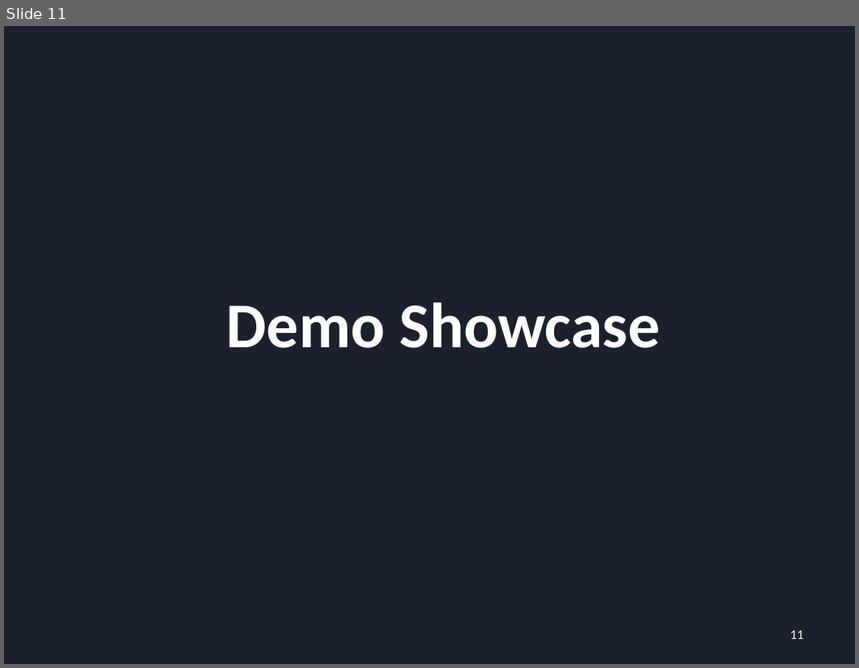
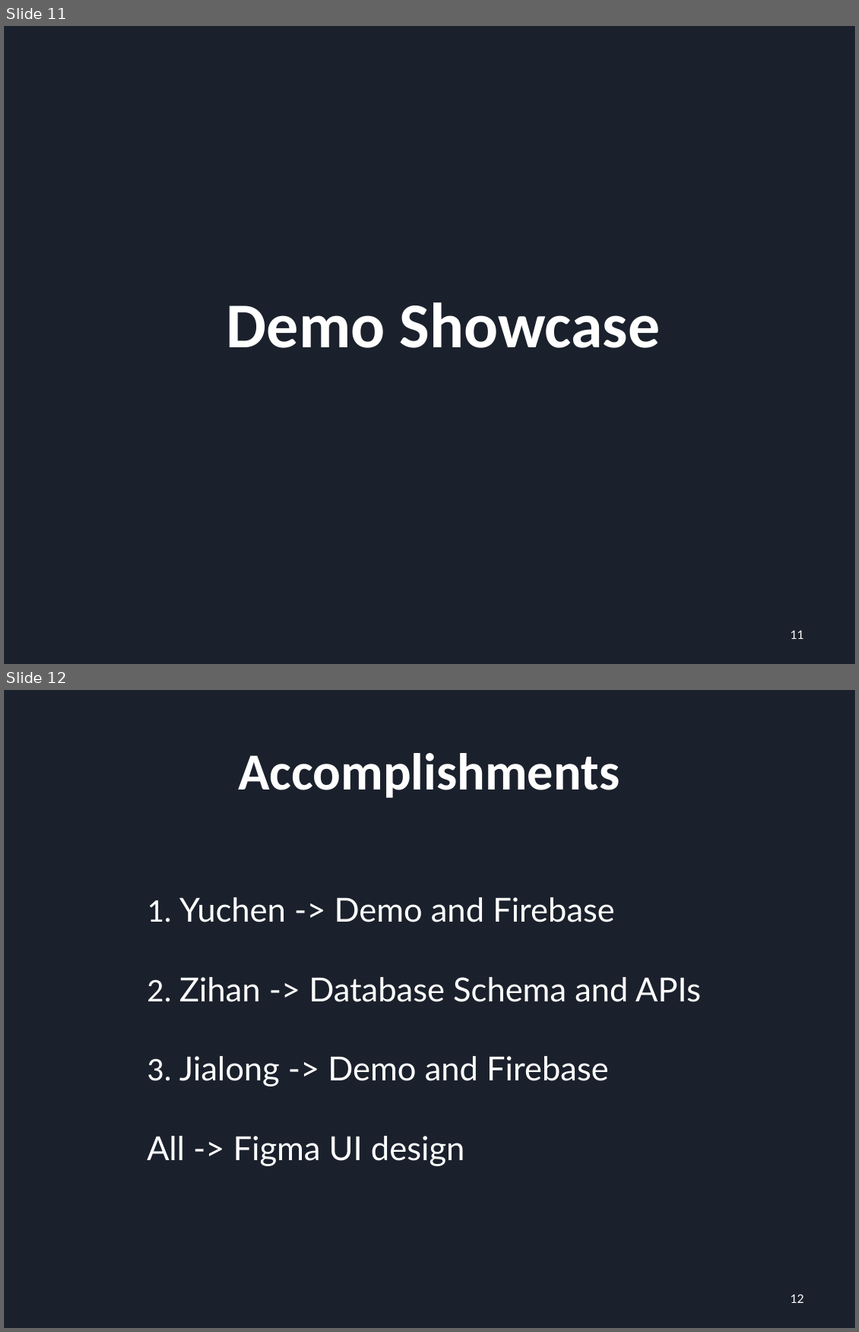
Before and after one commit to YuchenCao1/Jialong-Yuchen-Zihan-Team-BU-Event-Planer, a slide deck: Sprint_1_PRE.pptx. Shown one above the other, each under a label of ours: slide 11 before the commit, slides 11 and 12 after it. The pictures are 859x668 and 859x1332 pixels, drawn with LibreOffice and Linux fonts; fonts in the diff are those of the drawing. Boxes give left, top, right and bottom in pixels: in the first picture for what was removed or moved away, otherwise in the second. Text is boxed around its words. In the diff, an @@ line names an element or a change of style, - is before the commit and + after.

```diff
--- a/Sprint_1_PRE.pptx
+++ b/Sprint_1_PRE.pptx
@@ slide 12 added at (x1=4, y1=690, x2=855, y2=1328), background #1B212C @@
@@ title added at (x1=238, y1=753, x2=620, y2=798), 44 pt, text #FFFFFF, bold @@
+Accomplishments
@@ text added at (x1=147, y1=897, x2=701, y2=1167), 28 pt, text #FFFFFF @@
+1. Yuchen -> Demo and Firebase
+2. Zihan -> Database Schema and APIs
+3. Jialong -> Demo and Firebase
+All -> Figma UI design
@@ page number added at (x1=791, y1=1294, x2=804, y2=1303), 10 pt, text #FFFFFF @@
+12
```
